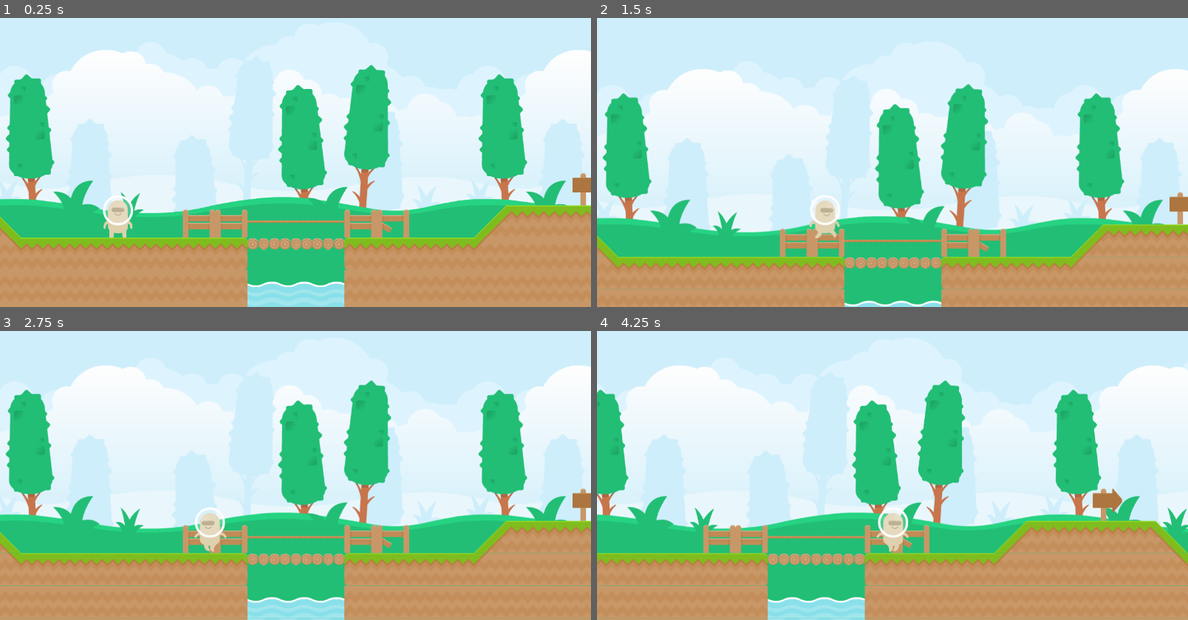
Above: before the commit, frames 1-4 (two rows, left to right).
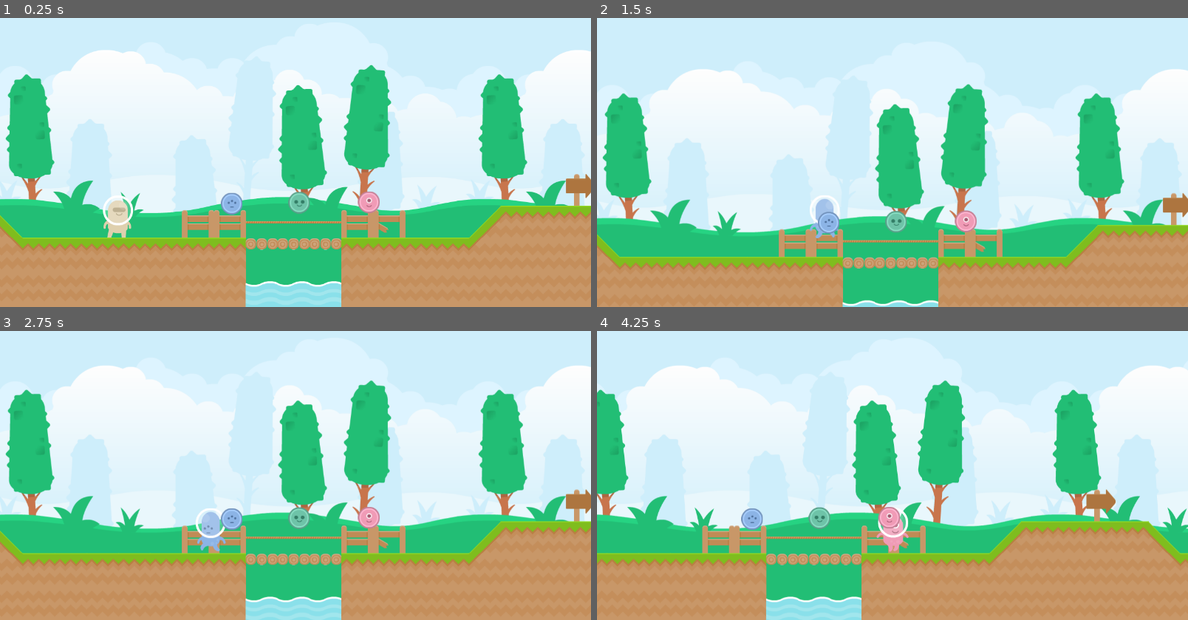
Above: after the commit, the same moments.

Repository: SpeedyLom/hueorph
Game: Godot game, scene res://entities/levels/Level0.tscn
The game is run twice, just before and just after one commit, with the same random seed, the same clock (stepped at 60 frames per second) and the same inputs.
Inputs:
- Up to frame 1 (0.25 s): no input
- Up to frame 2 (1.5 s): tap Enter at 0.5 s; hold Right (ui_right) from 0.53 s (still down); tap Space (ui_select) at 0.6, 0.77, 1.07, 1.35 s
- Up to frame 3 (2.75 s): tap Space (ui_select) at 1.52, 1.82, 2.1 s; release Right (ui_right) at 2.03 s; hold Left (ui_left) from 2.03 s (still down)
- Up to frame 4 (4.25 s): release Left (ui_left) at 2.78 s; hold Right (ui_right) from 2.78 s (still down); tap Space (ui_select) at 2.85, 3.02, 3.32, 3.6, 3.77, 4.07 s

The runs differ from the first frame. In frame 1, 3.1% of the frame differs, in the area x 0-100%, y 53-100%; in frame 2, 3.3%; in frame 3, 4.1%; in frame 4, 4.3%, in the area x 0-100%, y 54-100%.

Commit message:
Add a way to combine Hueorph with a colour

Diff:
--- /dev/null
+++ b/entities/actors/BlueChanger.tscn
@@ -0,0 +1,10 @@
+[gd_scene load_steps=3 format=2]
+
+[ext_resource path="res://entities/components/Changer.tscn" type="PackedScene" id=1]
+[ext_resource path="res://assets/sprites/actors/blue/alienBlue_badge1.png" type="Texture" id=2]
+
+[node name="BlueChanger" instance=ExtResource( 1 )]
+colour = "blue"
+
+[node name="Sprite" parent="." index="0"]
+texture = ExtResource( 2 )
--- /dev/null
+++ b/entities/actors/GreenChanger.tscn
@@ -0,0 +1,10 @@
+[gd_scene load_steps=3 format=2]
+
+[ext_resource path="res://entities/components/Changer.tscn" type="PackedScene" id=1]
+[ext_resource path="res://assets/sprites/actors/green/alienGreen_badge1.png" type="Texture" id=2]
+
+[node name="GreenChanger" instance=ExtResource( 1 )]
+colour = "green"
+
+[node name="Sprite" parent="." index="0"]
+texture = ExtResource( 2 )
--- /dev/null
+++ b/entities/actors/Hueorph.gd
@@ -0,0 +1,59 @@
+extends KinematicBody2D
+
+export (int) var _run_speed = 250
+export (int) var _jump_speed = -400
+export (int) var _gravity = 1200
+
+var _velocity = Vector2()
+var _jumping = false
+
+onready var _animated_sprite: AnimatedSprite = $AnimatedSpriteBeige
+onready var _animated_sprite_beige: AnimatedSprite = $AnimatedSpriteBeige
+onready var _animated_sprite_blue: AnimatedSprite = $AnimatedSpriteBlue
+onready var _animated_sprite_green: AnimatedSprite = $AnimatedSpriteGreen
+onready var _animated_sprite_pink: AnimatedSprite = $AnimatedSpritePink
+
+signal combine(colour)
+
+func get_input():
+	_velocity.x = 0
+	var right = Input.is_action_pressed('ui_right')
+	var left = Input.is_action_pressed('ui_left')
+	var jump = Input.is_action_just_pressed('ui_select')
+
+	if jump and is_on_floor():
+		_jumping = true
+		_velocity.y = _jump_speed
+		_animated_sprite.animation = 'jump'
+	if right:
+		_velocity.x += _run_speed
+	if left:
+		_velocity.x -= _run_speed
+
+	if _velocity.x:
+		_animated_sprite.animation = 'walk'
+		_animated_sprite.flip_h = _velocity.x < 0
+	else:
+		_animated_sprite.animation = 'idle'
+
+func _physics_process(delta):
+	get_input()
+	_velocity.y += _gravity * delta
+	if _jumping and is_on_floor():
+		_jumping = false
+
+	_velocity = move_and_slide(_velocity, Vector2(0, -1), true)
+
+
+func _on_Hueorph_combine(colour):
+	_animated_sprite.visible = false
+
+	match(colour):
+		'blue':
+			_animated_sprite = _animated_sprite_blue
+		'green':
+			_animated_sprite = _animated_sprite_green
+		'pink':
+			_animated_sprite = _animated_sprite_pink
+
+	_animated_sprite.visible = true
--- /dev/null
+++ b/entities/actors/Hueorph.tscn
@@ -0,0 +1,153 @@
+[gd_scene load_steps=27 format=2]
+
+[ext_resource path="res://assets/sprites/actors/beige/alienBeige_stand.png" type="Texture" id=1]
+[ext_resource path="res://assets/sprites/actors/beige/alienBeige_walk2.png" type="Texture" id=2]
+[ext_resource path="res://assets/sprites/actors/beige/alienBeige_walk1.png" type="Texture" id=3]
+[ext_resource path="res://assets/sprites/actors/beige/alienBeige_jump.png" type="Texture" id=4]
+[ext_resource path="res://assets/sprites/actors/green/alienGreen_jump.png" type="Texture" id=5]
+[ext_resource path="res://assets/sprites/actors/green/alienGreen_hurt.png" type="Texture" id=6]
+[ext_resource path="res://assets/sprites/actors/blue/alienBlue_walk1.png" type="Texture" id=7]
+[ext_resource path="res://assets/sprites/actors/beige/alienBeige_hurt.png" type="Texture" id=8]
+[ext_resource path="res://entities/actors/Hueorph.gd" type="Script" id=9]
+[ext_resource path="res://assets/sprites/actors/green/alienGreen_stand.png" type="Texture" id=10]
+[ext_resource path="res://assets/sprites/actors/blue/alienBlue_jump.png" type="Texture" id=11]
+[ext_resource path="res://assets/sprites/actors/pink/alienPink_jump.png" type="Texture" id=12]
+[ext_resource path="res://assets/sprites/actors/blue/alienBlue_hurt.png" type="Texture" id=13]
+[ext_resource path="res://assets/sprites/actors/pink/alienPink_walk2.png" type="Texture" id=14]
+[ext_resource path="res://assets/sprites/actors/blue/alienBlue_stand.png" type="Texture" id=15]
+[ext_resource path="res://assets/sprites/actors/pink/alienPink_hurt.png" type="Texture" id=16]
+[ext_resource path="res://assets/sprites/actors/pink/alienPink_stand.png" type="Texture" id=17]
+[ext_resource path="res://assets/sprites/actors/green/alienGreen_walk1.png" type="Texture" id=18]
+[ext_resource path="res://assets/sprites/actors/blue/alienBlue_walk2.png" type="Texture" id=19]
+[ext_resource path="res://assets/sprites/actors/pink/alienPink_walk1.png" type="Texture" id=20]
+[ext_resource path="res://assets/sprites/actors/green/alienGreen_walk2.png" type="Texture" id=21]
+
+[sub_resource type="SpriteFrames" id=1]
+animations = [ {
+"frames": [ ExtResource( 1 ) ],
+"loop": true,
+"name": "idle",
+"speed": 6.0
+}, {
+"frames": [ ExtResource( 3 ), ExtResource( 2 ) ],
+"loop": true,
+"name": "walk",
+"speed": 6.0
+}, {
+"frames": [ ExtResource( 4 ) ],
+"loop": true,
+"name": "jump",
+"speed": 5.0
+}, {
+"frames": [ ExtResource( 8 ) ],
+"loop": true,
+"name": "hurt",
+"speed": 5.0
+} ]
+
+[sub_resource type="SpriteFrames" id=5]
+animations = [ {
+"frames": [ ExtResource( 15 ) ],
+"loop": true,
+"name": "idle",
+"speed": 5.0
+}, {
+"frames": [ ExtResource( 7 ), ExtResource( 19 ) ],
+"loop": true,
+"name": "walk",
+"speed": 6.0
+}, {
+"frames": [ ExtResource( 11 ) ],
+"loop": true,
+"name": "jump",
+"speed": 5.0
+}, {
+"frames": [ ExtResource( 13 ) ],
+"loop": true,
+"name": "hurt",
+"speed": 5.0
+} ]
+
+[sub_resource type="SpriteFrames" id=4]
+animations = [ {
+"frames": [ ExtResource( 10 ) ],
+"loop": true,
+"name": "idle",
+"speed": 6.0
+}, {
+"frames": [ ExtResource( 18 ), ExtResource( 21 ) ],
+"loop": true,
+"name": "walk",
+"speed": 6.0
+}, {
+"frames": [ ExtResource( 5 ) ],
+"loop": true,
+"name": "jump",
+"speed": 5.0
+}, {
+"frames": [ ExtResource( 6 ) ],
+"loop": true,
+"name": "hurt",
+"speed": 5.0
+} ]
+
+[sub_resource type="SpriteFrames" id=3]
+animations = [ {
+"frames": [ ExtResource( 17 ) ],
+"loop": true,
+"name": "idle",
+"speed": 6.0
+}, {
+"frames": [ ExtResource( 20 ), ExtResource( 14 ) ],
+"loop": true,
+"name": "walk",
+"speed": 6.0
+}, {
+"frames": [ ExtResource( 12 ) ],
+"loop": true,
+"name": "jump",
+"speed": 5.0
+}, {
+"frames": [ ExtResource( 16 ) ],
+"loop": true,
+"name": "hurt",
+"speed": 5.0
+} ]
+
+[sub_resource type="CapsuleShape2D" id=2]
+radius = 23.0
+height = 36.0
+
+[node name="HueorphBeige" type="KinematicBody2D"]
+script = ExtResource( 9 )
+
+[node name="AnimatedSpriteBeige" type="AnimatedSprite" parent="."]
+position = Vector2( 0, -36 )
+frames = SubResource( 1 )
+animation = "idle"
+playing = true
+
+[node name="AnimatedSpriteBlue" type="AnimatedSprite" parent="."]
+visible = false
+position = Vector2( 0, -36 )
+frames = SubResource( 5 )
+animation = "idle"
+playing = true
+
+[node name="AnimatedSpriteGreen" type="AnimatedSprite" parent="."]
+visible = false
+position = Vector2( 0, -36 )
+frames = SubResource( 4 )
+animation = "idle"
+playing = true
+
+[node name="AnimatedSpritePink" type="AnimatedSprite" parent="."]
+visible = false
+position = Vector2( 0, -36 )
+frames = SubResource( 3 )
+animation = "idle"
+playing = true
+
+[node name="CollisionShape2D" type="CollisionShape2D" parent="."]
+position = Vector2( 0, -31 )
+shape = SubResource( 2 )
--- a/entities/actors/HueorphBeige.gd
+++ /dev/null
@@ -1,39 +0,0 @@
-extends KinematicBody2D
-
-export (int) var _run_speed = 250
-export (int) var _jump_speed = -400
-export (int) var _gravity = 1200
-
-var _velocity = Vector2()
-var _jumping = false
-
-onready var _animated_sprite: AnimatedSprite = $AnimatedSprite
-
-func get_input():
-	_velocity.x = 0
-	var right = Input.is_action_pressed('ui_right')
-	var left = Input.is_action_pressed('ui_left')
-	var jump = Input.is_action_just_pressed('ui_select')
-
-	if jump and is_on_floor():
-		_jumping = true
-		_velocity.y = _jump_speed
-		_animated_sprite.animation = 'jump'
-	if right:
-		_velocity.x += _run_speed
-	if left:
-		_velocity.x -= _run_speed
-
-	if _velocity.x:
-		_animated_sprite.animation = 'walk'
-		_animated_sprite.flip_h = _velocity.x < 0
-	else:
-		_animated_sprite.animation = 'idle'
-
-func _physics_process(delta):
-	get_input()
-	_velocity.y += _gravity * delta
-	if _jumping and is_on_floor():
-		_jumping = false
-
-	_velocity = move_and_slide(_velocity, Vector2(0, -1), true)
--- a/entities/actors/HueorphBeige.tscn
+++ /dev/null
@@ -1,61 +0,0 @@
-[gd_scene load_steps=12 format=2]
-
-[ext_resource path="res://assets/sprites/actors/alienBeige.png" type="Texture" id=1]
-[ext_resource path="res://assets/sprites/actors/alienBeige_walk2.png" type="Texture" id=2]
-[ext_resource path="res://assets/sprites/actors/alienBeige_walk1.png" type="Texture" id=3]
-[ext_resource path="res://assets/sprites/actors/alienBeige_jump.png" type="Texture" id=4]
-[ext_resource path="res://assets/sprites/actors/alienBeige_climb1.png" type="Texture" id=5]
-[ext_resource path="res://assets/sprites/actors/alienBeige_climb2.png" type="Texture" id=6]
-[ext_resource path="res://assets/sprites/actors/alienBeige_duck.png" type="Texture" id=7]
-[ext_resource path="res://assets/sprites/actors/alienBeige_hurt.png" type="Texture" id=8]
-[ext_resource path="res://entities/actors/HueorphBeige.gd" type="Script" id=9]
-
-[sub_resource type="SpriteFrames" id=1]
-animations = [ {
-"frames": [ ExtResource( 1 ) ],
-"loop": true,
-"name": "idle",
-"speed": 5.0
-}, {
-"frames": [ ExtResource( 7 ) ],
-"loop": true,
-"name": "duck",
-"speed": 5.0
-}, {
-"frames": [ ExtResource( 5 ), ExtResource( 6 ) ],
-"loop": true,
-"name": "climb",
-"speed": 5.0
-}, {
-"frames": [ ExtResource( 8 ) ],
-"loop": true,
-"name": "hurt",
-"speed": 5.0
-}, {
-"frames": [ ExtResource( 4 ) ],
-"loop": true,
-"name": "jump",
-"speed": 5.0
-}, {
-"frames": [ ExtResource( 3 ), ExtResource( 2 ) ],
-"loop": true,
-"name": "walk",
-"speed": 6.0
-} ]
-
-[sub_resource type="CapsuleShape2D" id=2]
-radius = 23.0
-height = 36.0
-
-[node name="HueorphBeige" type="KinematicBody2D"]
-script = ExtResource( 9 )
-
-[node name="AnimatedSprite" type="AnimatedSprite" parent="."]
-position = Vector2( 0, -36 )
-frames = SubResource( 1 )
-animation = "idle"
-playing = true
-
-[node name="CollisionShape2D" type="CollisionShape2D" parent="."]
-position = Vector2( 0, -31 )
-shape = SubResource( 2 )
--- /dev/null
+++ b/entities/actors/PinkChanger.tscn
@@ -0,0 +1,10 @@
+[gd_scene load_steps=3 format=2]
+
+[ext_resource path="res://entities/components/Changer.tscn" type="PackedScene" id=1]
+[ext_resource path="res://assets/sprites/actors/pink/alienPink_badge1.png" type="Texture" id=2]
+
+[node name="PinkChanger" instance=ExtResource( 1 )]
+colour = "pink"
+
+[node name="Sprite" parent="." index="0"]
+texture = ExtResource( 2 )
--- /dev/null
+++ b/entities/components/Changer.gd
@@ -0,0 +1,8 @@
+extends Area2D
+
+export var colour: String = 'beige'
+
+onready var _hueorph = get_parent().get_node('Hueorph')
+
+func _on_Changer_body_entered(_body):
+	_hueorph.emit_signal("combine", colour)
--- /dev/null
+++ b/entities/components/Changer.tscn
@@ -0,0 +1,18 @@
+[gd_scene load_steps=3 format=2]
+
+[ext_resource path="res://entities/components/Changer.gd" type="Script" id=2]
+
+[sub_resource type="CircleShape2D" id=1]
+radius = 24.0208
+
+[node name="Changer" type="Area2D"]
+collision_mask = 2
+script = ExtResource( 2 )
+
+[node name="Sprite" type="Sprite" parent="."]
+
+[node name="CollisionShape2D" type="CollisionShape2D" parent="."]
+visible = false
+shape = SubResource( 1 )
+
+[connection signal="body_entered" from="." to="." method="_on_Changer_body_entered"]
--- a/entities/levels/Level0.tscn
+++ b/entities/levels/Level0.tscn
@@ -1,8 +1,11 @@
-[gd_scene load_steps=4 format=2]
+[gd_scene load_steps=7 format=2]
 
-[ext_resource path="res://entities/actors/HueorphBeige.tscn" type="PackedScene" id=1]
+[ext_resource path="res://entities/actors/Hueorph.tscn" type="PackedScene" id=1]
 [ext_resource path="res://assets/tilesets/GrassTileset.tres" type="TileSet" id=2]
 [ext_resource path="res://assets/sprites/backgrounds/backgroundColorGrass.png" type="Texture" id=3]
+[ext_resource path="res://entities/actors/BlueChanger.tscn" type="PackedScene" id=4]
+[ext_resource path="res://entities/actors/GreenChanger.tscn" type="PackedScene" id=5]
+[ext_resource path="res://entities/actors/PinkChanger.tscn" type="PackedScene" id=6]
 
 [node name="Level0" type="Node2D"]
 
@@ -19,17 +22,29 @@
 
 [node name="TileMap" type="TileMap" parent="."]
 tile_set = ExtResource( 2 )
-cell_size = Vector2( 70, 70 )
+cell_size = Vector2( 69, 69 )
+cell_quadrant_size = 70
 collision_use_kinematic = true
 collision_mask = 0
 format = 1
-tile_data = PoolIntArray( -262151, 1, 0, -262150, 1, 0, -262 …(486 unchanged characters)… 5, 1, 0, 0, 1, 0, 1, 1, 0, 2, 1, 0, 3, 2, 0, 4, 16, 0, 5, 16, 0, 6, 16, 0, 7, 0, 0, 8, 1, 0, 9, 1, 0, 10, 1, 0, 11, 4, 0, 12, 14, 0, 13, 14, 0, 14, 14, 0, 15, 14, 0, 16, 22, 0, 17, 1, 0, 18, 1, 0, 19, 1, 0, 20, 1, 0, 21, 1, 0, 131065, 14, 0, 131066, 14, 0, 131067, 14, 0, 131068, 14, 0, 131069, 14, 0, 131070, 14, 0, 131071, 14, 0, 65536, 14, 0, 65537, 14, 0, 65538, 14, 0, 65539, 14, 0, 65540, 24, 0, 65541, 24, 0, 65542, 24, 0, 65543, 14, 0, 65544, 14, 0, 65545,  …(880 unchanged characters)…
+tile_data = PoolIntArray( -262151, 1, 0, -262150, 1, 0, -262 …(486 unchanged characters)… 5, 1, 0, 0, 1, 0, 1, 1, 0, 2, 1, 0, 3, 26, 0, 4, 42, 0, 5, 42, 0, 6, 42, 0, 7, 26, 0, 8, 1, 0, 9, 1, 0, 10, 1, 0, 11, 4, 0, 12, 14, 0, 13, 14, 0, 14, 14, 0, 15, 14, 0, 16, 22, 0, 17, 1, 0, 18, 1, 0, 19, 1, 0, 20, 1, 0, 21, 1, 0, 131065, 14, 0, 131066, 14, 0, 131067, 14, 0, 131068, 14, 0, 131069, 14, 0, 131070, 14, 0, 131071, 14, 0, 65536, 14, 0, 65537, 14, 0, 65538, 14, 0, 65539, 14, 0, 65540, 29, 0, 65541, 29, 0, 65542, 29, 0, 65543, 14, 0, 65544, 14, 0, 65545,  …(880 unchanged characters)…
 
-[node name="HueorphBeige" parent="." instance=ExtResource( 1 )]
+[node name="Hueorph" parent="." instance=ExtResource( 1 )]
 position = Vector2( 0, -10 )
 collision_layer = 2
 
-[node name="Camera2D" type="Camera2D" parent="HueorphBeige"]
+[node name="Camera2D" type="Camera2D" parent="Hueorph"]
 position = Vector2( 0, -200 )
 current = true
 limit_left = -256
+
+[node name="BlueChanger" parent="." instance=ExtResource( 4 )]
+position = Vector2( 246, -74 )
+
+[node name="GreenChanger" parent="." instance=ExtResource( 5 )]
+position = Vector2( 392, -76 )
+
+[node name="PinkChanger" parent="." instance=ExtResource( 6 )]
+position = Vector2( 543, -77 )
+
+[connection signal="combine" from="Hueorph" to="Hueorph" method="_on_Hueorph_combine"]
Not shown, removed: assets/sprites/actors/alienBeige.png.import
Not shown, removed: assets/sprites/actors/alienBeige_badge1.png.import
Not shown, removed: assets/sprites/actors/alienBeige_badge2.png.import
Not shown, removed: assets/sprites/actors/alienBeige_climb1.png.import
Not shown, removed: assets/sprites/actors/alienBeige_climb2.png.import
Not shown, removed: assets/sprites/actors/alienBeige_duck.png.import
Not shown, removed: assets/sprites/actors/alienBeige_hurt.png.import
Not shown, removed: assets/sprites/actors/alienBeige_jump.png.import
Not shown, removed: assets/sprites/actors/alienBeige_stand.png.import
Not shown, removed: assets/sprites/actors/alienBeige_swim1.png.import
Not shown, removed: assets/sprites/actors/alienBeige_swim2.png.import
Not shown, removed: assets/sprites/actors/alienBeige_walk1.png.import
(and 142 more such lines)
